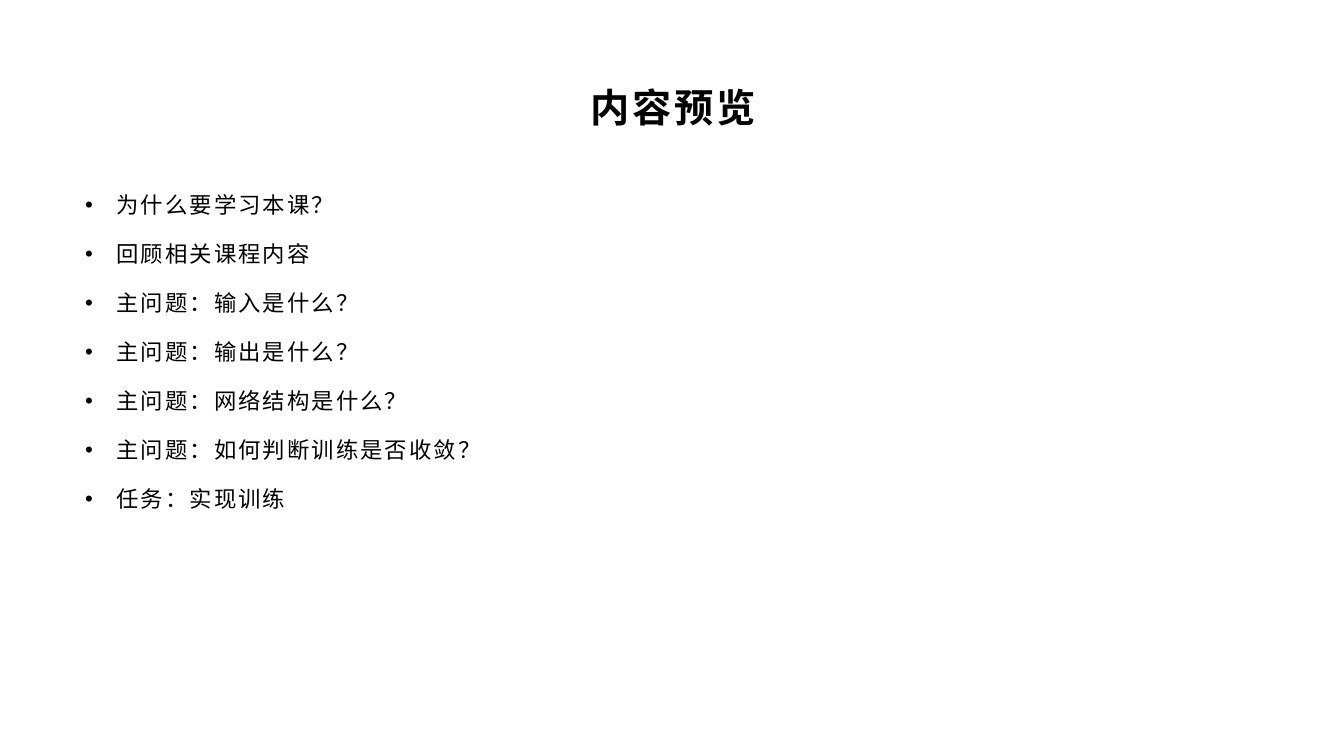
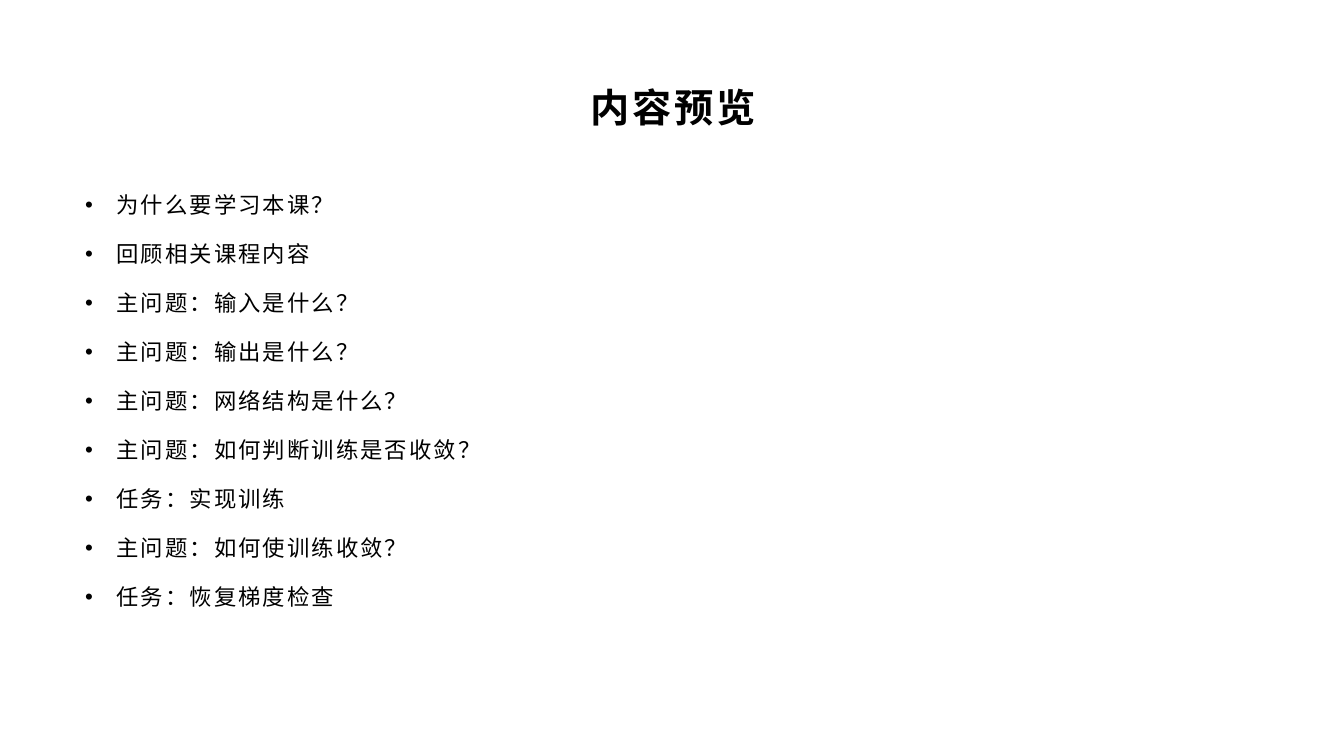
Before and after one commit to yyc-git/DeepLearningEdu, a slide deck: slide 3 of lessons/5_handwriting_by_linear_layer/ppt/用全连接层识别手写数字.pptx. Drawn at 1344x756 pixels with LibreOffice and Linux fonts; fonts in the diff are those of the drawing; background and template pictures are left out. Boxes give left, top, right and bottom in pixels: in the first picture for what was removed or moved away, otherwise in the second. Text is boxed around its words. In the diff, an @@ line names an element or a change of style, - is before the commit and + after.

```diff
--- a/lessons/5_handwriting_by_linear_layer/ppt/用全连接层识别手写数字.pptx
+++ b/lessons/5_handwriting_by_linear_layer/ppt/用全连接层识别手写数字.pptx
@@ text at <box>117,537,408,607</box>: paragraphs added @@
+• 主问题：如何使训练收敛？
+• 任务：恢复梯度检查
```
Also in this commit, not shown: 5 other slides changed, 3 slides added, 9 other files.
